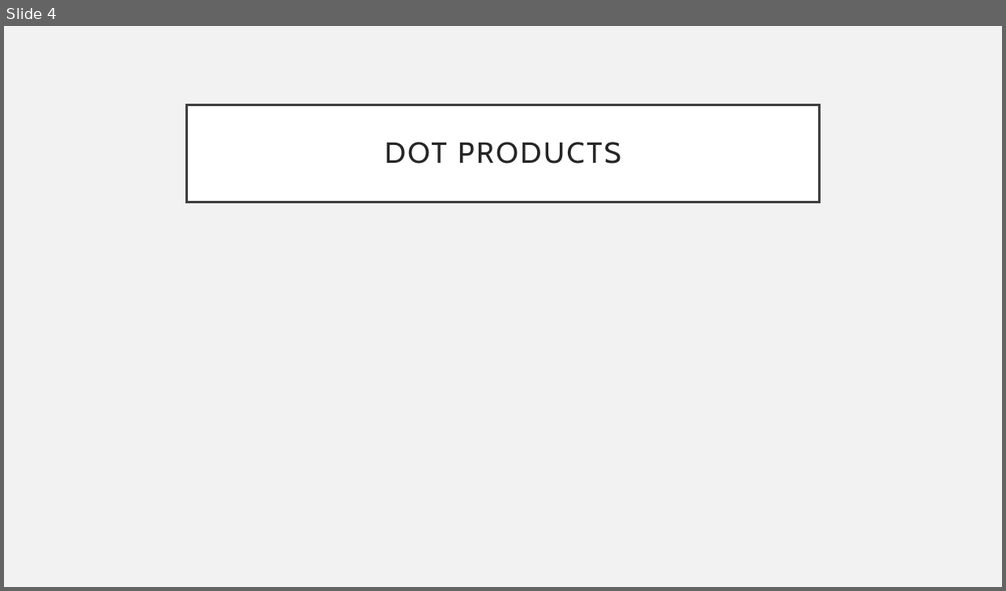
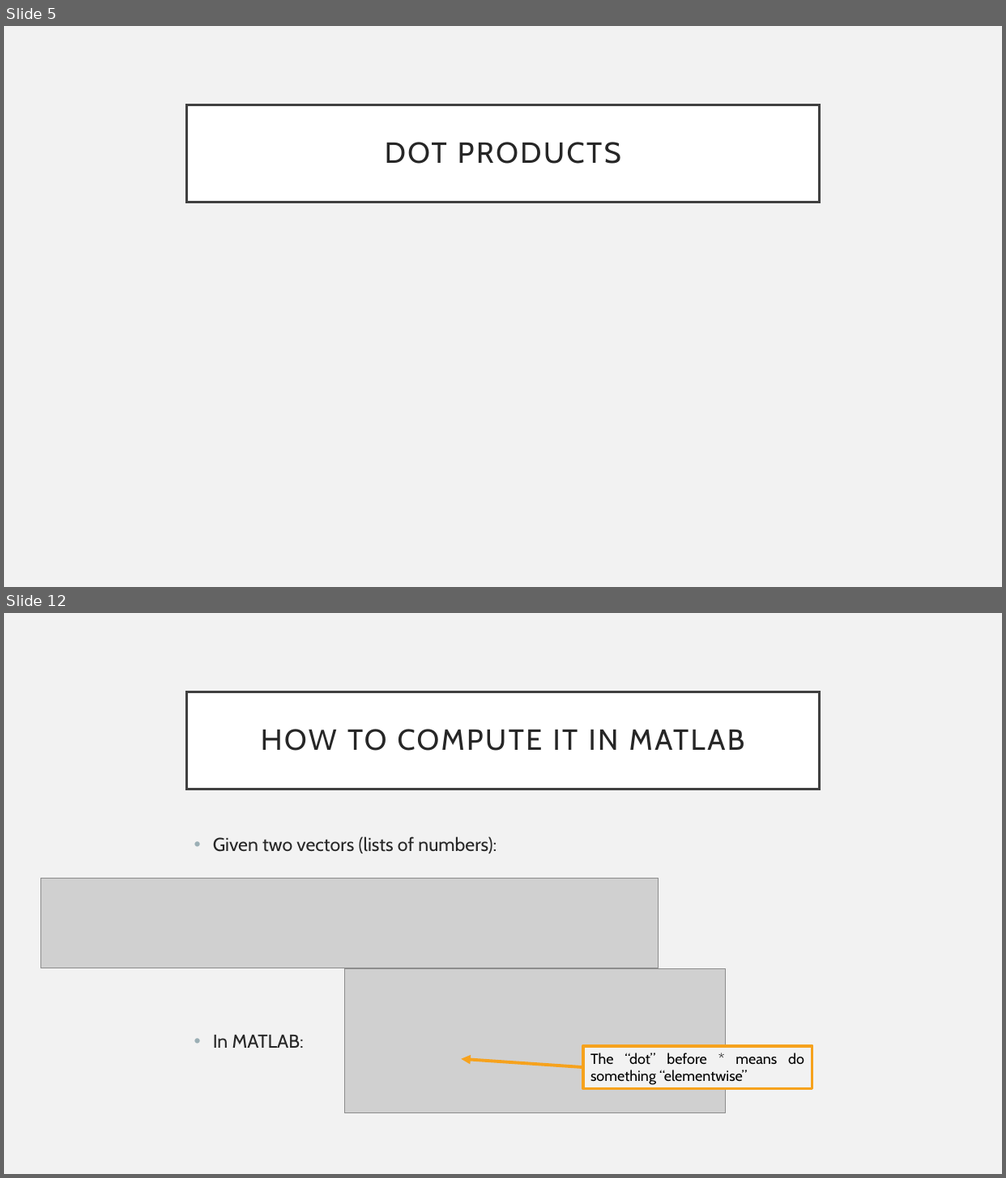
Before and after one commit to mdtdev/Signal-Processing-Demos, a slide deck: chap_10_11.pptx. Shown one above the other, each under a label of ours: slide 4 before the commit, slides 5 and 12 after it; the slides between them are not shown. The pictures are 1006x591 and 1006x1178 pixels, drawn with LibreOffice and Linux fonts; fonts in the diff are those of the drawing; grey boxes stand for pictures. Boxes give left, top, right and bottom in pixels: in the first picture for what was removed or moved away, otherwise in the second. Text is boxed around its words. In the diff, an @@ line names an element or a change of style, - is before the commit and + after.

```diff
--- a/chap_10_11.pptx
+++ b/chap_10_11.pptx
@@ slide 12 added at [4, 613, 1002, 1174], background #F2F2F2 @@
@@ title added at [187, 692, 819, 789], fill #FFFFFF, outline #404040 2.5 pt, 28 pt, text #262626 @@
+HOW TO COMPUTE IT IN MATLAB
@@ text added at [213, 837, 496, 1048], 18 pt, text #262626 @@
+• Given two vectors (lists of numbers):
+• In MATLAB:
@@ picture added at [40, 878, 658, 969] @@
@@ picture added at [345, 969, 726, 1113] @@
@@ rectangle added at [583, 1046, 812, 1089], fill #F2F2F2, outline #F6A21D 3 pt, 14 pt, text #000000 @@
+The “dot” before * means do something “elementwise”
@@ arrow added from (583, 1067) to (462, 1059), #F6A21D 3 pt @@
@@ what was slide 4 is now slide 5 @@
```
Also in this commit, not shown: 9 other slides added.
